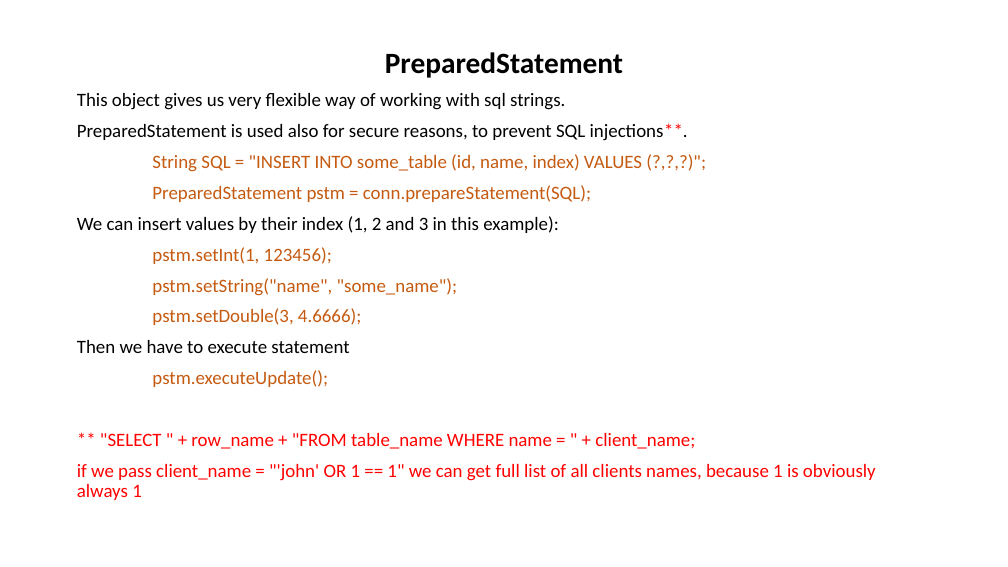
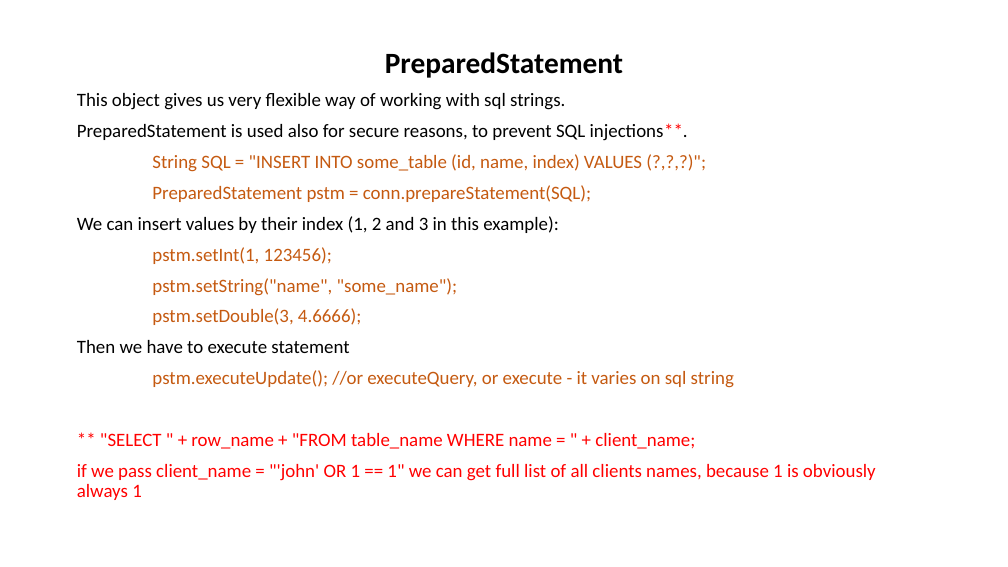
Before and after one commit to 4uhonec/JDBC-demo, a slide deck: slide 13 of JDBC.pptx. Drawn at 1008x567 pixels with LibreOffice and Linux fonts; fonts in the diff are those of the drawing. Boxes give left, top, right and bottom in pixels: in the first picture for what was removed or moved away, otherwise in the second. Text is boxed around its words. In the diff, an @@ line names an element or a change of style, - is before the commit and + after.

```diff
--- a/JDBC.pptx
+++ b/JDBC.pptx
@@ text at [152, 370, 734, 388]: text changed @@
-pstm.executeUpdate();
+pstm.executeUpdate(); //or executeQuery, or execute - it varies on sql string
```
Also in this commit, not shown: 1 other slide changed, 2 other files.
